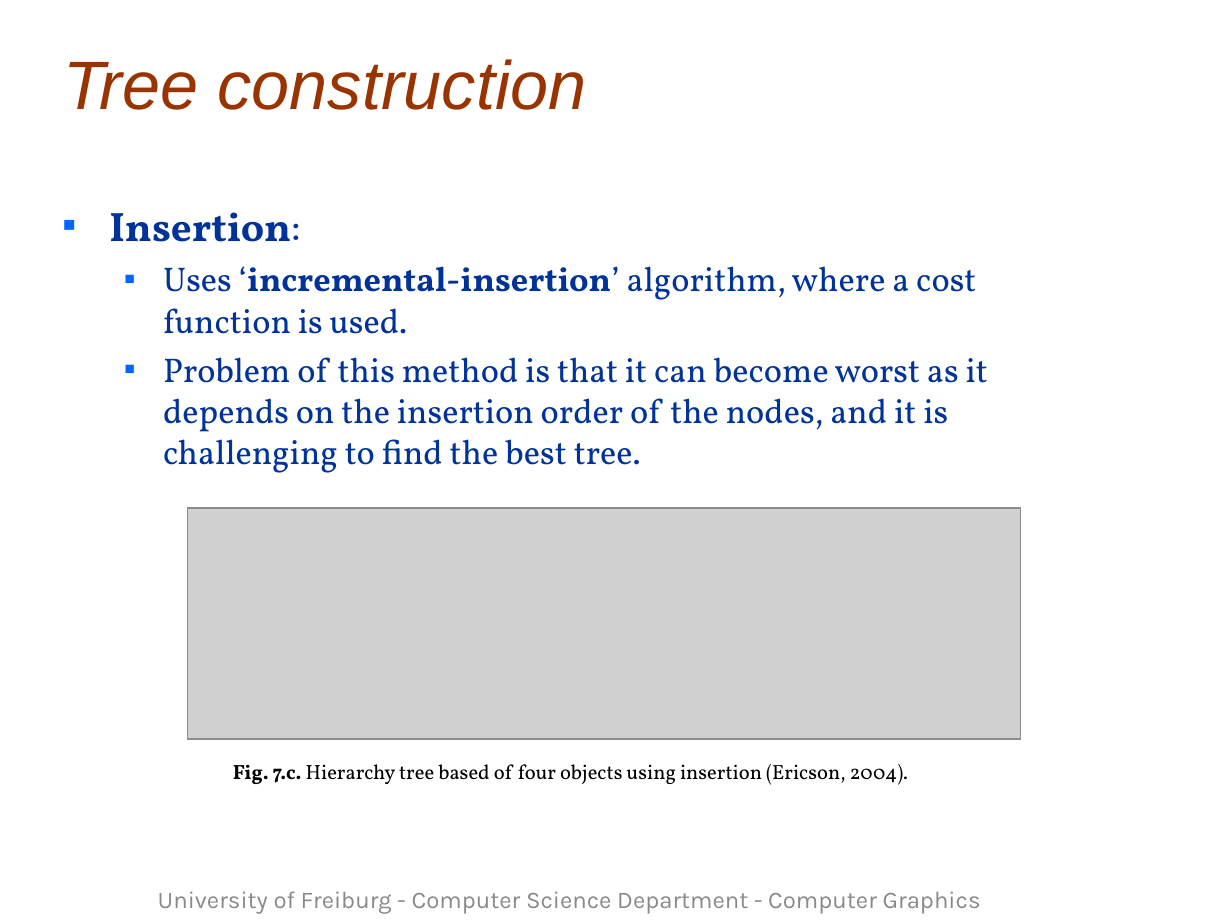
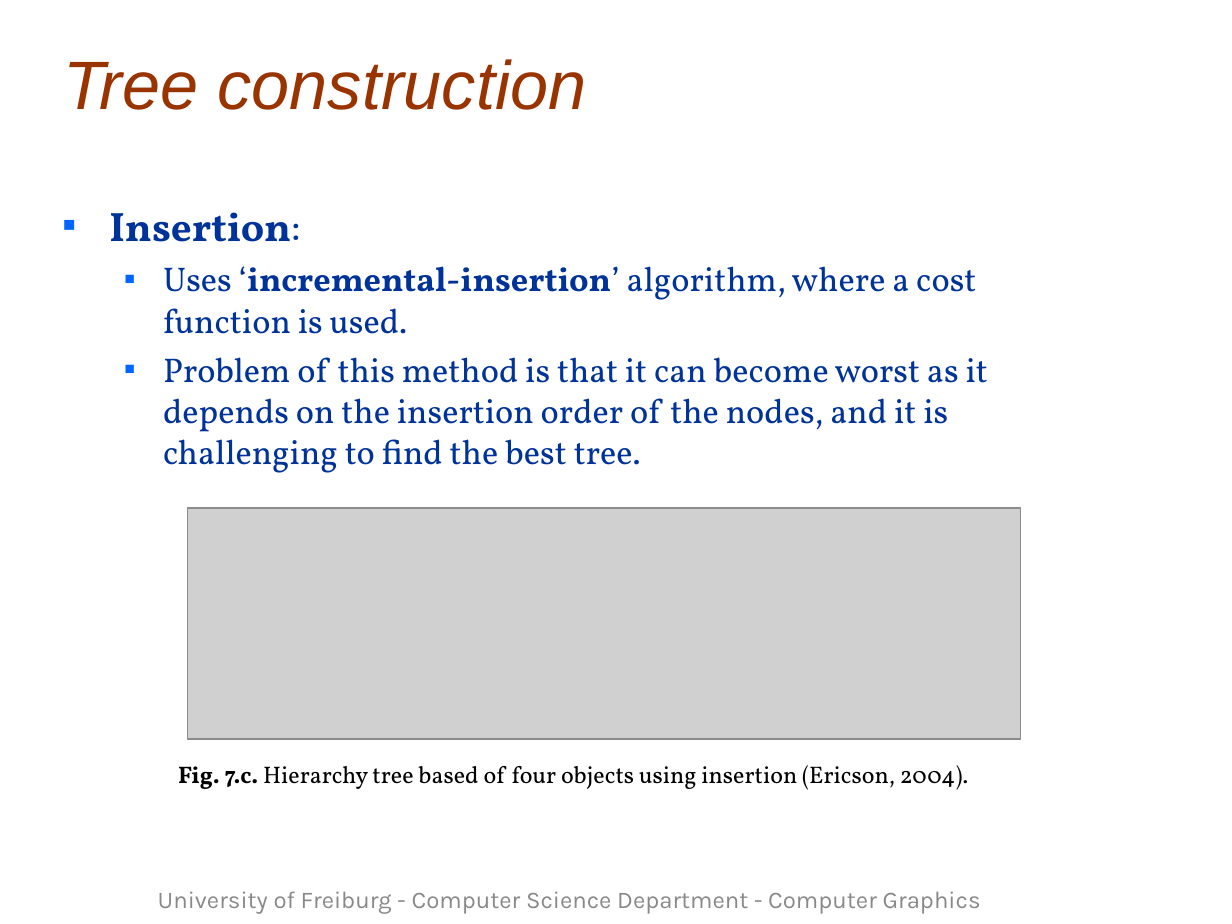
Before and after one commit to Alhajras/Raytracer, a slide deck: slide 15 of Seminar/template (1).ppt. Drawn at 1232x924 pixels with LibreOffice and Linux fonts; fonts in the diff are those of the drawing; grey boxes stand for pictures; background and template pictures are left out. Boxes give left, top, right and bottom in pixels: in the first picture for what was removed or moved away, otherwise in the second. Text is boxed around its words. In the diff, an @@ line names an element or a change of style, - is before the commit and + after.

```diff
--- a/Seminar/template (1).ppt
+++ b/Seminar/template (1).ppt
@@ text "Fig. 7.c. Hierarchy tree based ..." moved from (x1=233, y1=764, x2=908, y2=785) to (x1=178, y1=765, x2=968, y2=790) @@
@@ text "Fig. 7.c. Hierarchy tree based ..." at (x1=178, y1=765, x2=968, y2=790): size 12 to 14 pt @@
```
Also in this commit, not shown: 10 other slides changed, 3 slides added.
